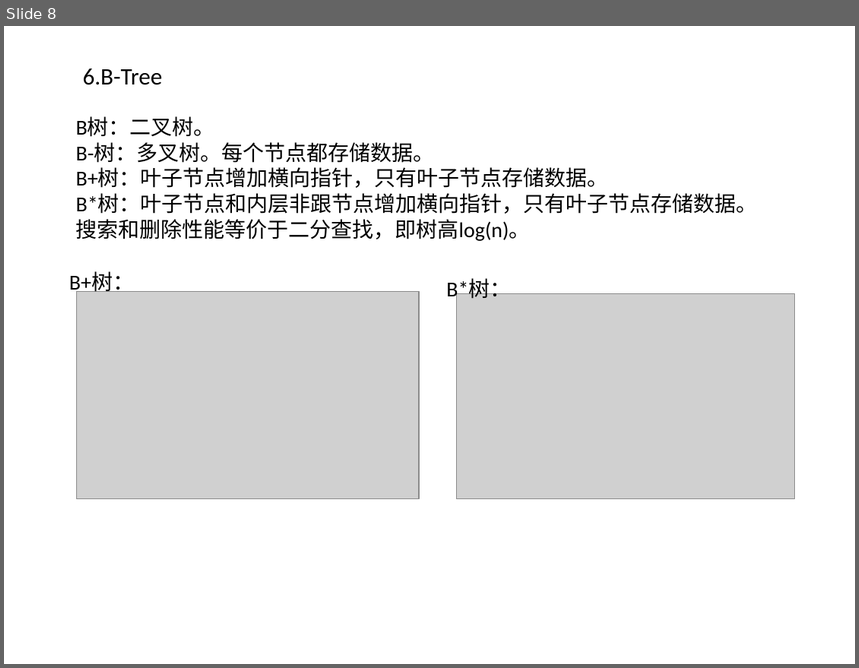
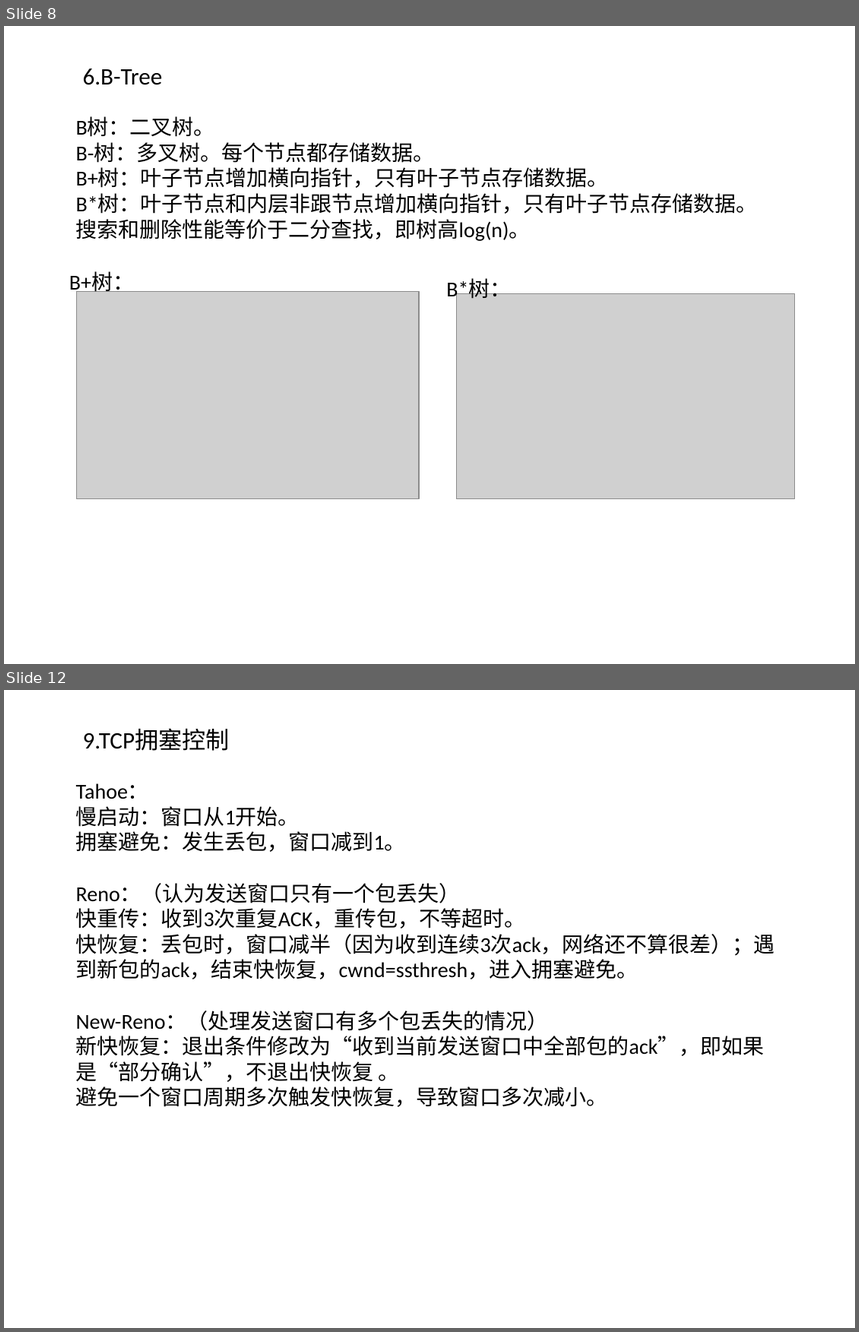
Before and after one commit to willkk/go, a slide deck: algos_summary.pptx. Shown one above the other, each under a label of ours: slide 8 before the commit, slides 8 and 12 after it; the slides between them are not shown. The pictures are 859x668 and 859x1332 pixels, drawn with LibreOffice and Linux fonts; fonts in the diff are those of the drawing; grey boxes stand for pictures. Boxes give left, top, right and bottom in pixels: in the first picture for what was removed or moved away, otherwise in the second. Text is boxed around its words. In the diff, an @@ line names an element or a change of style, - is before the commit and + after.

```diff
--- a/algos_summary.pptx
+++ b/algos_summary.pptx
@@ slide 12 added at bbox=[4, 690, 855, 1328], background #FFFFFF @@
@@ text added at bbox=[83, 729, 230, 751], 20 pt, text #000000 @@
+9.TCP拥塞控制
@@ text added at bbox=[76, 783, 775, 1107], 18 pt, text #000000 @@
+Tahoe：
+慢启动：窗口从1开始。
+拥塞避免：发生丢包，窗口减到1。
+Reno：（认为发送窗口只有一个包丢失）
+快重传：收到3次重复ACK，重传包，不等超时。
+快恢复：丢包时，窗口减半（因为收到连续3次ack，网络还不算很差）；遇到新包的ack，结束快恢复，cwnd=ssthresh，进入拥塞避免。
+New-Reno：（处理发送窗口有多个包丢失的情况）
+新快恢复：退出条件修改为“收到当前发送窗口中全部包的ack”，即如果是“部分确认”，不退出快恢复 。
+避免一个窗口周期多次触发快恢复，导致窗口多次减小。
```
Also in this commit, not shown: 1 slide changed, 2 other slides added, 1 other file.
